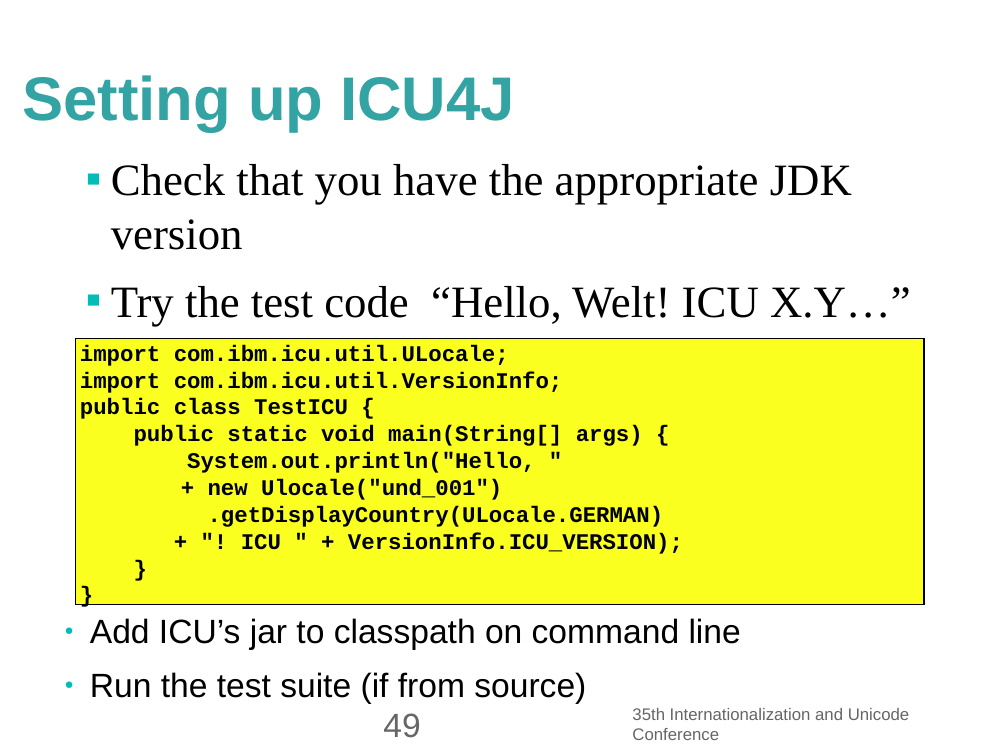
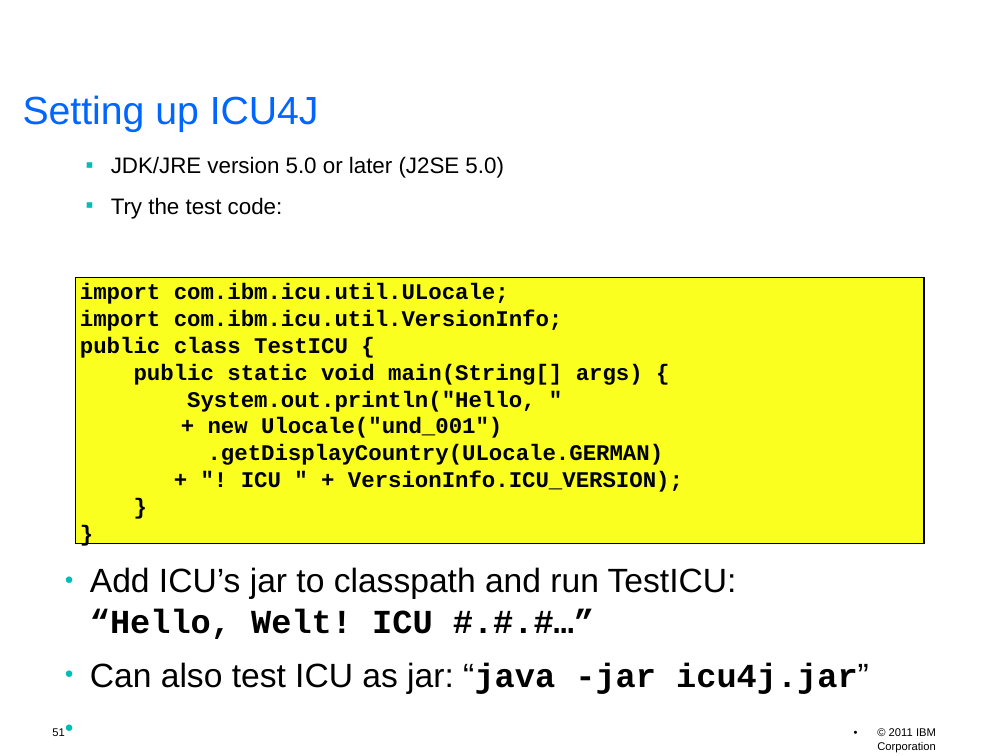
Before and after one commit to unicode-org/icu-docs, a slide deck: slide 51 of docs/pres/icu_workshop.odp (slide 49 before the commit). Drawn at 1008x756 pixels with LibreOffice and Linux fonts; fonts in the diff are those of the drawing; background and template pictures are left out. Boxes give left, top, right and bottom in pixels: in the first picture for what was removed or moved away, otherwise in the second. Text is boxed around its words. In the diff, an @@ line names an element or a change of style, - is before the commit and + after.

```diff
--- a/docs/pres/icu_workshop.odp
+++ b/docs/pres/icu_workshop.odp
@@ title "Setting up ICU4J" at (23, 95, 319, 132): size 44 to 28 pt, text colour #33A3A3 to #0066FF, bold off @@
@@ text at (111, 156, 503, 219): text changed; size 32 to 16 pt; font Times New Roman to Arial @@
-▪ Check that you have the appropriate JDK version
-▪ Try the test code “Hello, Welt! ICU X.Y…”
+▪ JDK/JRE version 5.0 or later (J2SE 5.0)
+▪ Try the test code:
@@ rectangle "import com.ibm.icu.util.ULocale;": place and size @@
-rectangle "import com.ibm.icu.util.ULocale;" at (76, 339, 924, 605)
+rectangle "import com.ibm.icu.util.ULocale;" at (76, 277, 924, 543)
@@ text at (90, 567, 869, 694): text changed @@
-● Add ICU’s jar to classpath on command line
-● Run the test suite (if from source)
+● Add ICU’s jar to classpath and run TestICU:
+  “Hello, Welt! ICU #.#.#…”
+● Can also test ICU as jar: “java -jar icu4j.jar”
@@ page number removed at (383, 713, 420, 738) @@
-49
@@ text removed at (632, 708, 910, 740) @@
-35th Internationalization and Unicode Conference
@@ page number added at (52, 728, 64, 736), 8 pt, text #000000 @@
+51
@@ text added at (877, 728, 936, 752), 8 pt, text #000000 @@
+• © 2011 IBM Corporation
```
Also in this commit, not shown: 58 other slides changed, 3 slides added, 1 slide removed, 3 other files.
